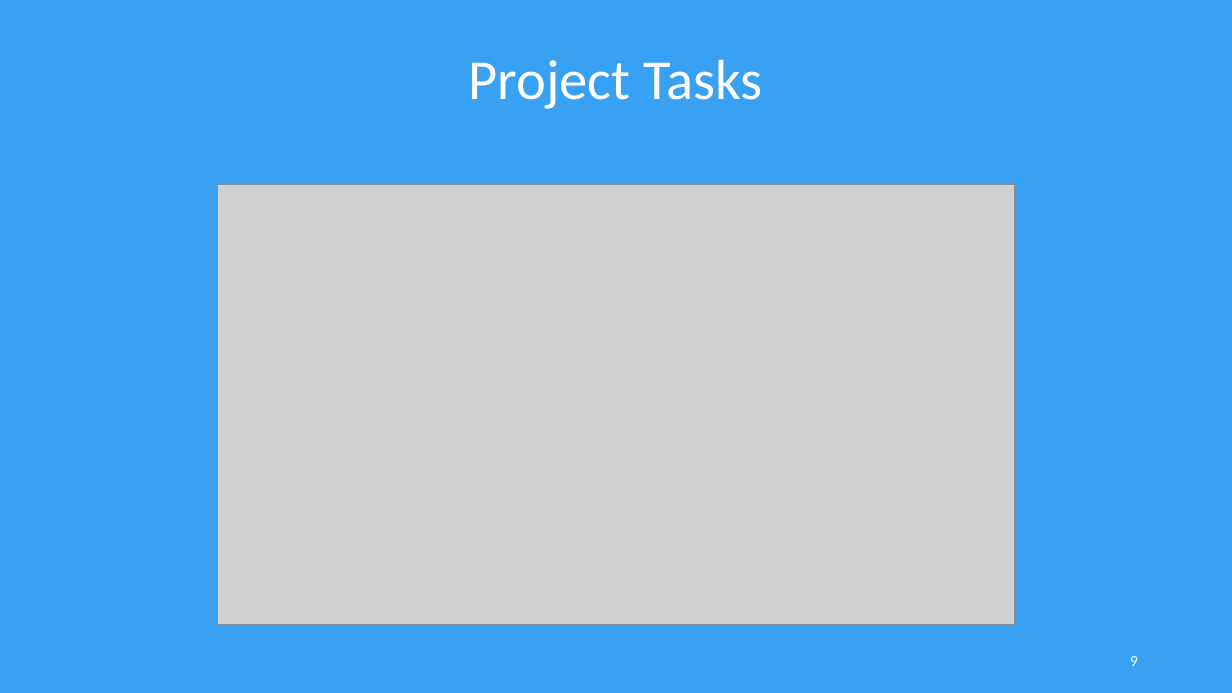
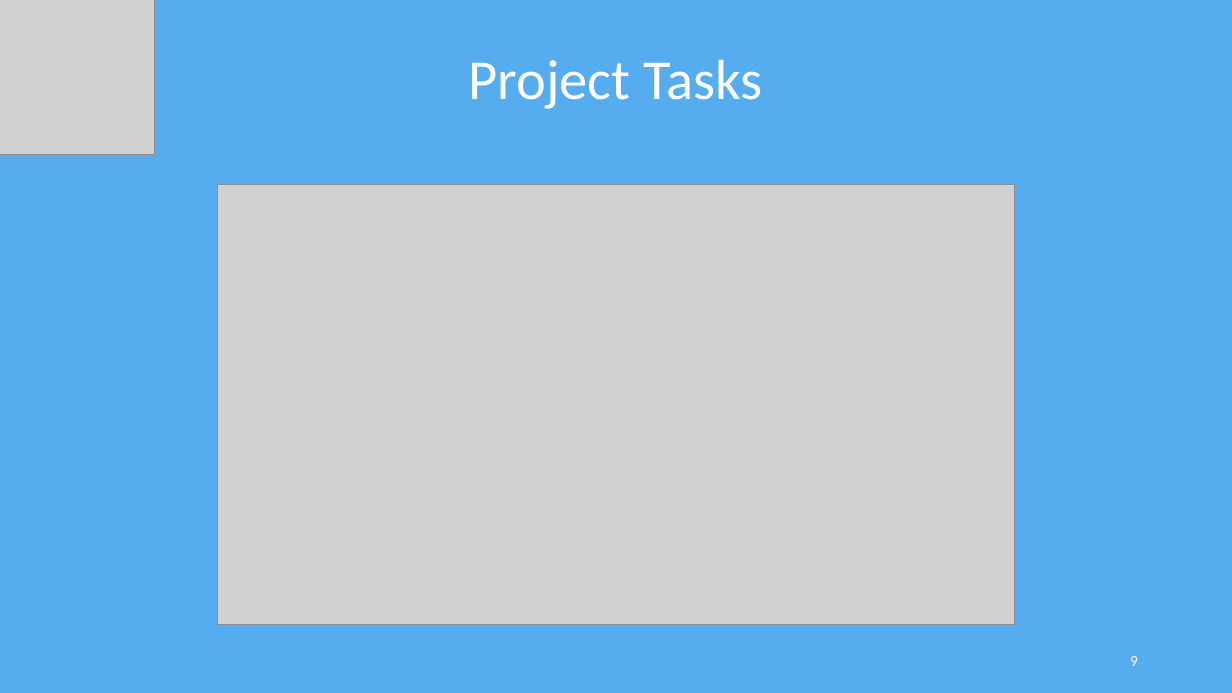
Before and after one commit to poshan0126/SentiMeter_Proposal_Documents, a slide deck: slide 9 of Project-Presentation.pptx. Drawn at 1232x693 pixels with LibreOffice and Linux fonts; fonts in the diff are those of the drawing; grey boxes stand for pictures. Boxes give left, top, right and bottom in pixels: in the first picture for what was removed or moved away, otherwise in the second. Text is boxed around its words. In the diff, an @@ line names an element or a change of style, - is before the commit and + after.

```diff
--- a/Project-Presentation.pptx
+++ b/Project-Presentation.pptx
@@ background #38A1F3 to #55ACEF @@
@@ picture added at <box>0,0,155,155</box> @@
```
Also in this commit, not shown: 15 other slides changed, 4 slides added, 2 slides removed, 2 other files.
